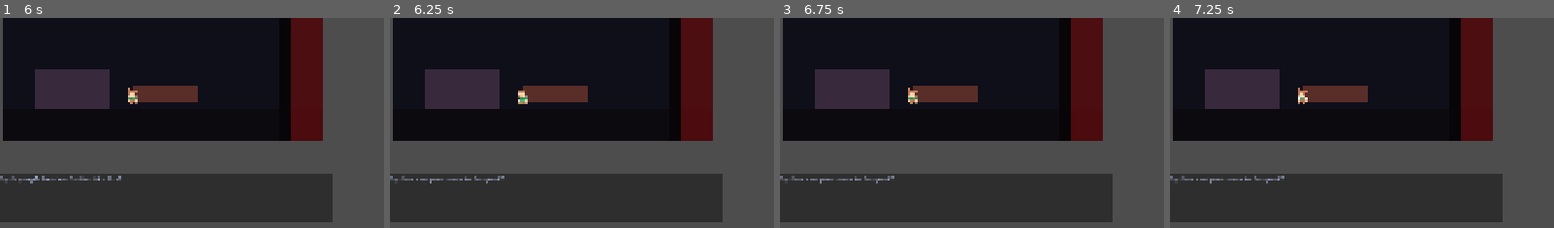
Above: before the commit, frames 1-4 (left to right).
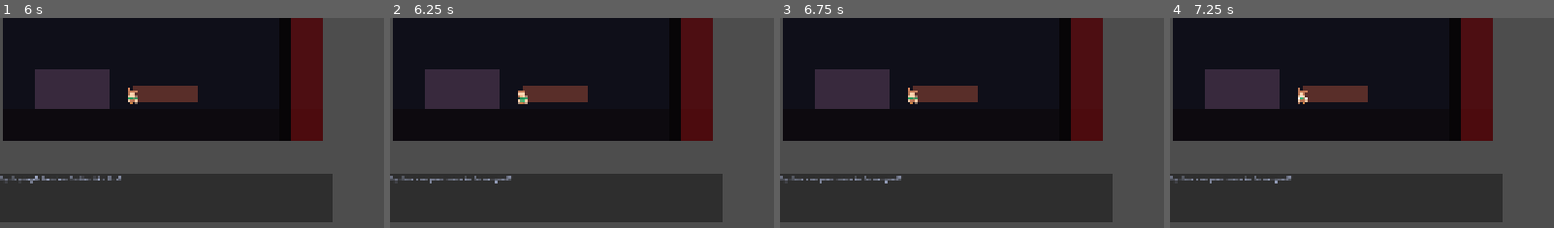
Above: after the commit, the same moments.

Repository: tm4747/leprechaun-game
Game: Godot game, scene res://scenes/intro/IntroBedroomAngel.tscn
The game is run twice, just before and just after one commit, with the same random seed, the same clock (stepped at 60 frames per second) and the same inputs. This scene is started directly instead of the project's main scene.
Inputs:
- Up to frame 1 (6 s): tap Enter (confirm) at 0.5, 0.6, 2.75, 3.5, 4.25 s; hold D (move_right) 0.53-1.28 s; hold S (move_down) 1.28-2.03 s; tap 1 at 1.35 s; hold D (move_right) 2.03-2.78 s; tap 2 at 2.1 s; hold W (move_up) 2.78-3.53 s; tap 3 at 2.85 s; hold A (move_left) 3.53-5.03 s; tap 4 at 3.6 s; tap 5 at 4.35 s; hold S (move_down) 5.03-5.78 s; tap 6 at 5.1 s; hold D (move_right) from 5.78 s (still down); tap 7 at 5.85 s
- Up to frame 2 (6.25 s): keep holding D (move_right)
- Up to frame 3 (6.75 s): tap Enter (confirm) at 6.5 s; release D (move_right) at 6.53 s; hold W (move_up) from 6.53 s (still down); tap 8 at 6.6 s
- Up to frame 4 (7.25 s): keep holding W (move_up)
The pictures show only the part of the screen within x 29-79%, y 50-100%; the shares and areas given below are measured in that part.

Frame 1 is identical in both runs. In frame 2, 0.1% of the frame differs, in the area x 24-32%, y 75-79%; in frame 3, 0.1%; in frame 4, 0.1%.

Commit message:
Add full world bible from planning transcript; restore two original lines
The existing intro PRD only ever covered the title screen through the
first underworld screen by design. The full planning transcript (engine
choice, business/scope targets, leprechaun mythology, the four regions,
the dog's command system, the Gut Meter's full spec, the sleep/day-night
cycle, the wanted/chase mechanic, the map-memory/notebook system, combat,
and the save-system open questions) never made it into a document of its
own, so docs/Leprechaun_Full_World_Bible.md restates all of it directly
from the source conversation rather than from the more compressed PRD
that had been produced from it previously. Open/contradictory points from
the original conversation (sibling structure, leprechaun appearance, the
sun's fate, save-system specifics) are called out explicitly rather than
resolved by invention.

Also restored two lines to their original wording from that transcript,
where the implemented version had drifted into a flattened restatement:
- The third prayer thought regains "so" ("...seem to be so upset?").
- The first underworld screen's last thought bubble regains the original
  "sky of bone or moon rock" image instead of a generic placeholder.

Phase 8 and Phase 11 regression suites re-verified after the wording
changes: 34/34 passing.

Diff:
--- a/scripts/intro/intro_bedroom_angel.gd
+++ b/scripts/intro/intro_bedroom_angel.gd
@@ -57,7 +57,7 @@
 
 	await Events.dialogue("", "God... why are things like this?", "THOUGHT", 2.4)
 	await Events.dialogue("", "Why do people treat each other like this?", "THOUGHT", 2.4)
-	await Events.dialogue("", "Why does everyone seem to be upset?", "THOUGHT", 2.6)
+	await Events.dialogue("", "Why does everyone seem to be so upset?", "THOUGHT", 2.6)
 
 	angel.visible = true
 	angel.position.y -= 220.0
--- a/scripts/underworld/underworld_first_screen.gd
+++ b/scripts/underworld/underworld_first_screen.gd
@@ -15,7 +15,7 @@
 	{"delay": 3.0, "text": "What is this place...?"},
 	{"delay": 14.0, "text": "How did I get here?"},
 	{"delay": 26.0, "text": "It's like our world... but where is the sun?"},
-	{"delay": 40.0, "text": "I don't know what that is up there."},
+	{"delay": 40.0, "text": "I don't know what's up there... it looks like a sky of bone or moon rock."},
 ]
 
 @onready var player: Player = $Player
Not shown, added: docs/Leprechaun_Full_World_Bible.md
